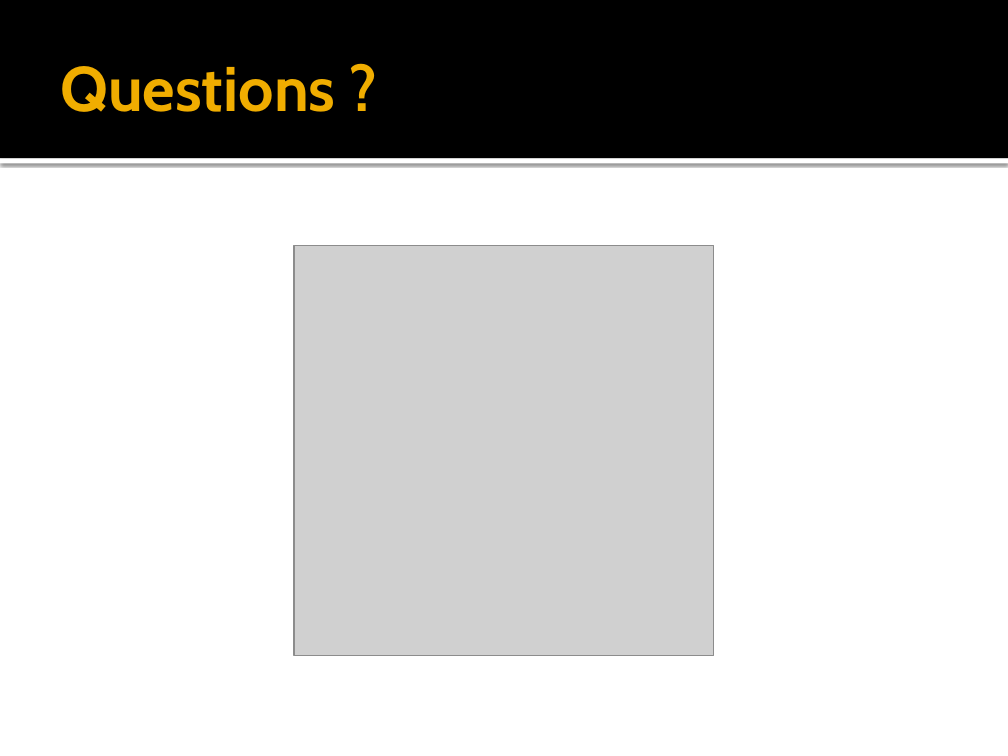
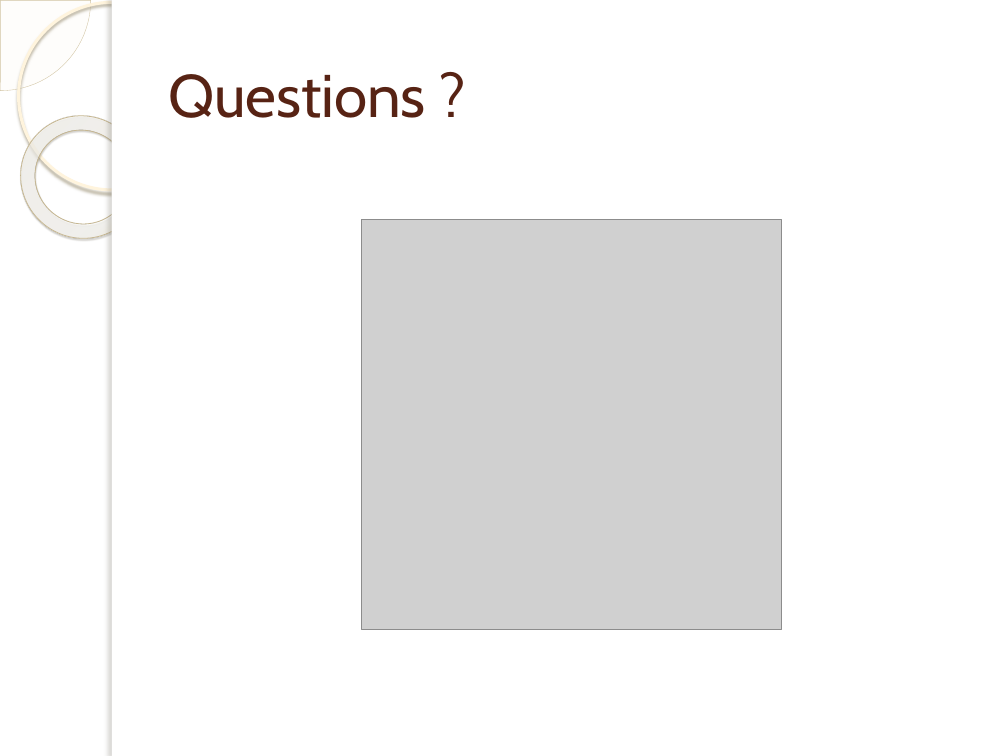
Before and after one commit to jonesbusy/killerbox, a slide deck: slide 13 of Documentation/presentation.pptx (slide 11 before the commit). Drawn at 1008x756 pixels with LibreOffice and Linux fonts; fonts in the diff are those of the drawing; grey boxes stand for pictures; background and template pictures are left out. Boxes give left, top, right and bottom in pixels: in the first picture for what was removed or moved away, otherwise in the second. Text is boxed around its words. In the diff, an @@ line names an element or a change of style, - is before the commit and + after.

```diff
--- a/Documentation/presentation.pptx
+++ b/Documentation/presentation.pptx
@@ rectangle removed at box(0, 0, 1008, 158) @@
@@ pie slice (boxed as its full ellipse) added at box(0, 0, 91, 91), fill #FEFAF4 at 33% opacity, outline #D3C39F 0.25 pt @@
@@ ellipse added at box(18, 2, 206, 190), outline #FFF5DE 2.15 pt @@
@@ rectangle added at box(112, 0, 1008, 756), fill #FFFFFF @@
@@ rectangle added at box(112, 0, 120, 756), fill #FFFFFF @@
@@ title "Questions ?": place and size @@
-title "Questions ?" at box(60, 66, 335, 112)
+title "Questions ?" at box(168, 74, 426, 118)
@@ title "Questions ?" at box(168, 74, 426, 118): size 45 to 43 pt, text colour #F0AD00 to #572314, bold off @@
@@ donut added at box(0, 91, 169, 263), fill gradient #FFFCF6 to #FFFEFB to #F0D28E, outline #C7B893 0.58 pt @@
@@ rectangle removed at box(0, 158, 1008, 163) @@
@@ picture: place and size @@
-picture at box(294, 246, 715, 656)
+picture at box(362, 219, 782, 629)
```
Also in this commit, not shown: 3 other slides changed, 9 slides added, 7 slides removed.
